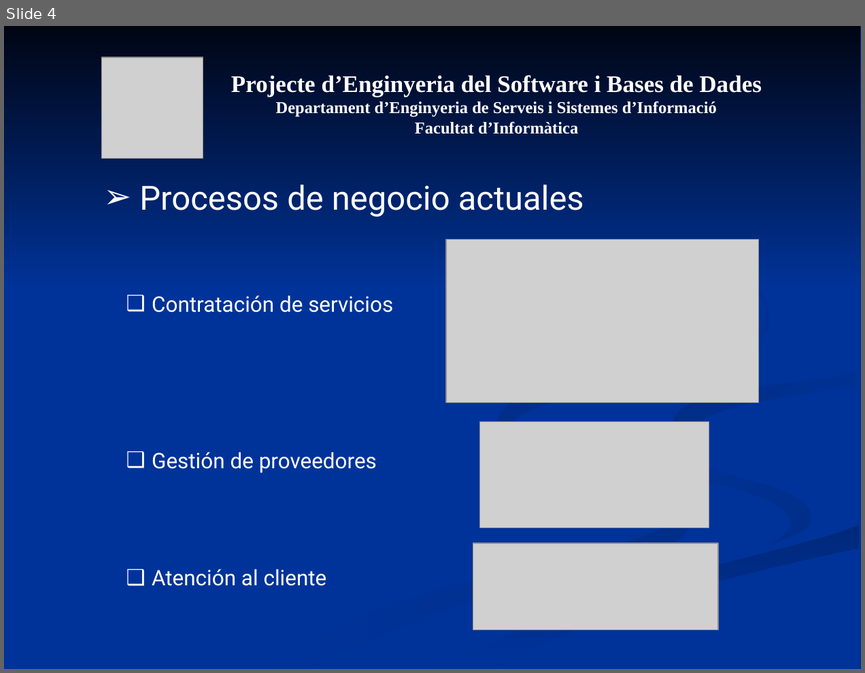
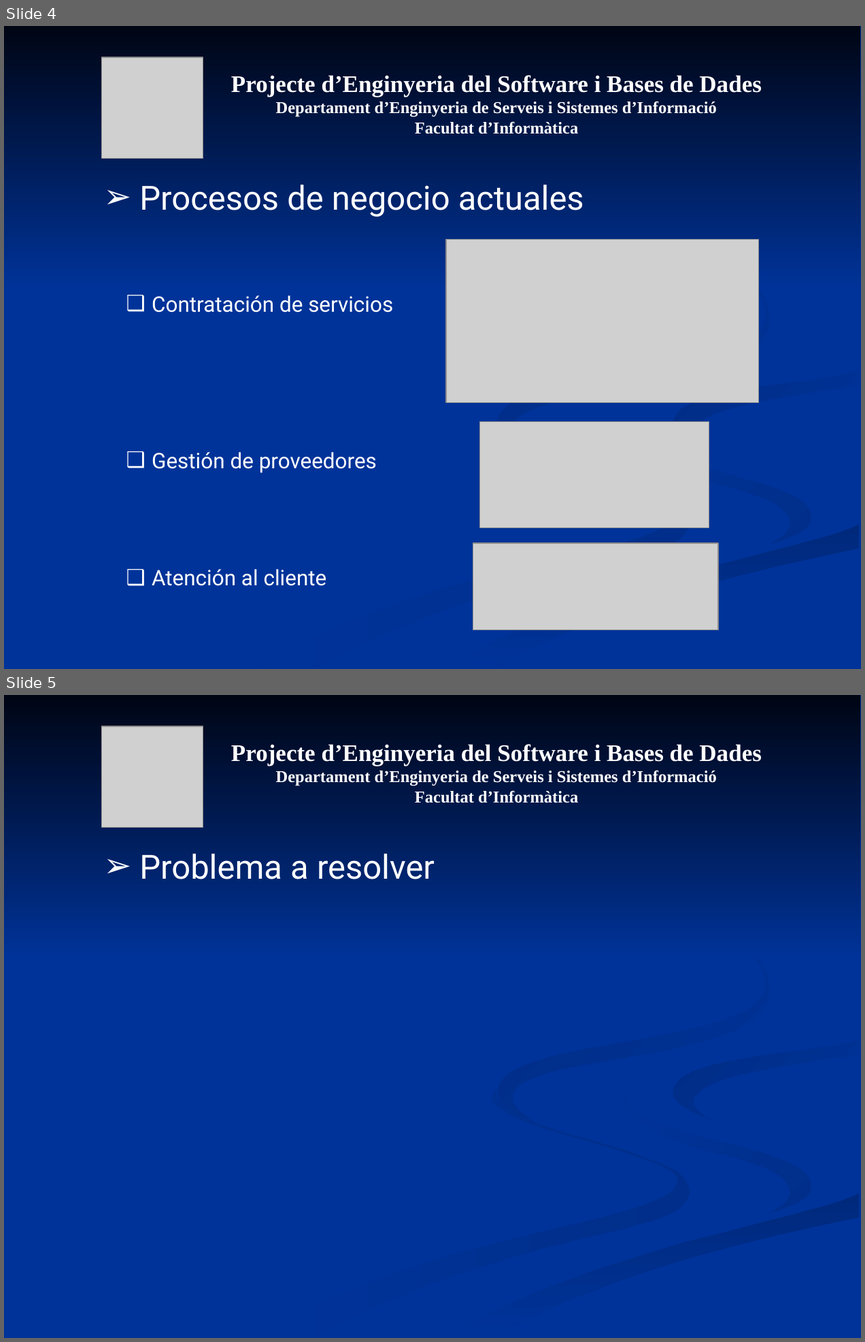
Before and after one commit to mvm9289/escfib, a slide deck: Docs/0910Q2-08-I-1-1.0-Presentacion.ppt. Shown one above the other, each under a label of ours: slide 4 before the commit, slides 4 and 5 after it. The pictures are 865x673 and 865x1342 pixels, drawn with LibreOffice and Linux fonts; fonts in the diff are those of the drawing; grey boxes stand for pictures. Boxes give left, top, right and bottom in pixels: in the first picture for what was removed or moved away, otherwise in the second. Text is boxed around its words. In the diff, an @@ line names an element or a change of style, - is before the commit and + after.

```diff
--- a/Docs/0910Q2-08-I-1-1.0-Presentacion.ppt
+++ b/Docs/0910Q2-08-I-1-1.0-Presentacion.ppt
@@ slide 5 added at (4,695,861,1338), background #003399; not listed: 7 template elements that a slide beside it also shows @@
@@ picture added at (102,726,203,827) @@
@@ text added at (231,744,761,803), 14 pt, text #FFFFFF, bold @@
+Projecte d’Enginyeria del Software i Bases de Dades
+Departament d’Enginyeria de Serveis i Sistemes d’Informació
+Facultat d’Informàtica
@@ text added at (139,853,434,879), 28 pt, text #FFFFFF @@
+➢ Problema a resolver
```
